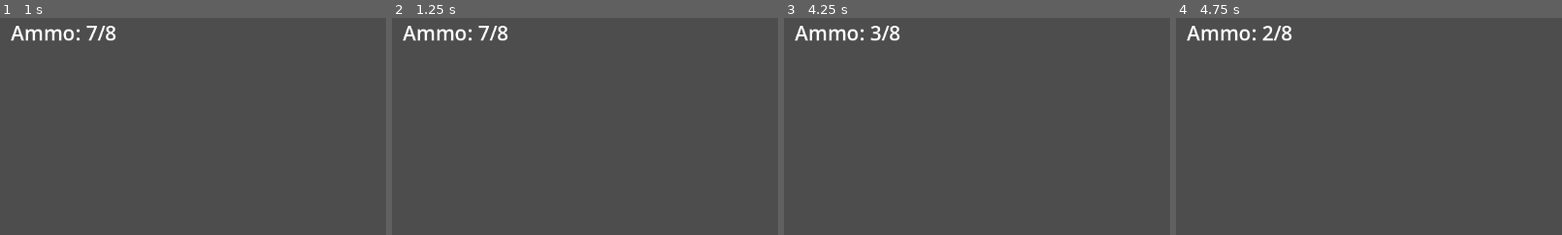
Above: before the commit, frames 1-4 (left to right).
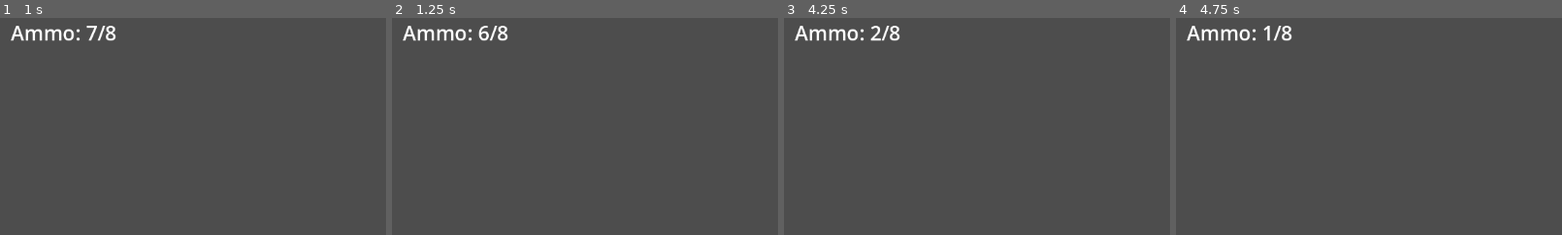
Above: after the commit, the same moments.

Repository: dzfrias/gladiator
Game: Godot game, scene res://scenes/test_scene.tscn
Two runs of this game, one before a commit and one after it. Both use one fixed random seed, a clock stepped at 60 frames per second and the inputs below. The engine's default icon, where the game draws it, is replaced by a stand-in: a white triangle on a blue panel in a dark square.
Inputs (mouse positions are % of the whole screen's width and height, from its top left):
- Up to frame 1 (1 s): move the mouse to (72, 45) at 0.52 s; press the mouse at (72, 45) at 0.53 s; hold D (right) from 0.53 s (still down); tap Space (jump) at 0.77 s
- Up to frame 2 (1.25 s): keep holding D (right)
- Up to frame 3 (4.25 s): move the mouse to (30, 55) at 1.27 s; release the mouse at (30, 55) at 1.28 s; click (30, 55) at 1.35 s; tap Space (jump) at 1.52, 3.02, 3.77 s; move the mouse to (60, 28) at 2.02 s; release D (right) at 2.03 s; hold A (left) 2.03-2.78 s; hold E (roll) 2.03-2.78 s; click (60, 28) at 2.3 s; move the mouse to (45, 70) at 2.77 s; hold D (right) from 2.78 s (still down); click (45, 70) at 2.85 s; move the mouse to (80, 65) at 3.52 s; press the mouse at (80, 65) at 3.53 s
- Up to frame 4 (4.75 s): move the mouse to (20, 35) at 4.27 s; release D (right) at 4.28 s; release the mouse at (20, 35) at 4.28 s; hold A (left) from 4.28 s (still down); tap E (roll) at 4.35 s; tap Space (jump) at 4.52 s; click (20, 35) at 4.55 s
The pictures show only the part of the screen within x 0-50%, y 3-53%; the shares and areas given below are measured in that part.

Frame 1 is identical in both runs. In frame 2, 0.1% of the frame differs, in the area x 22-26%, y 3-11%; in frame 3, less than 0.1%; in frame 4, 0.1%.

Commit message:
add automatic firing when button is held down

Diff:
--- a/scripts/player.gd
+++ b/scripts/player.gd
@@ -44,7 +44,9 @@
 
 func _input(event: InputEvent) -> void:
 	if event.is_action_pressed("fire"):
-		$Weapon.fire(position)
+		$Weapon.set_firing(true)
+	if event.is_action_released("fire"):
+		$Weapon.set_firing(false)
 	if is_on_floor():
 		if event.is_action_pressed("jump"):
 			velocity.y = -jump_speed
--- a/scripts/weapon.gd
+++ b/scripts/weapon.gd
@@ -10,20 +10,28 @@
 var ammo: int
 var is_reloading: bool
 var can_fire: bool
+var is_firing: bool
 
 func _ready() -> void:
 	ammo = weapon_stats.max_ammo
 	can_fire = true
 
-func fire(pos: Vector2):
+func set_firing(is_firing: bool):
+	self.is_firing = is_firing
+
+func _process(delta: float) -> void:
+	if is_firing:
+		fire()
+
+func fire():
 	if ammo <= 0 or !can_fire:
 		return
 
 	var mouse_position = get_global_mouse_position()
 
 	var space_state = get_world_2d().direct_space_state
-	var direction = (mouse_position - pos).normalized()
-	var query = PhysicsRayQueryParameters2D.create(pos, pos + (direction * weapon_stats.weapon_range))
+	var direction = (mouse_position - global_position).normalized()
+	var query = PhysicsRayQueryParameters2D.create(global_position, global_position + (direction * weapon_stats.weapon_range))
 	query.exclude = [self]
 	var result = space_state.intersect_ray(query)
 	var bullet_path = bullet_path_scene.instantiate() as Line2D
